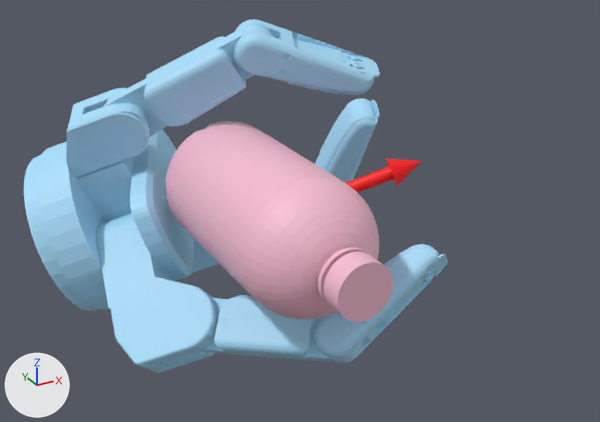
What one commit did to the glTF model static/assets/cond/Barrett/contactdb+water_bottle/3.glb.
Camera for both pictures: a 50 mm camera at (-0.15, -0.298, 0.149) aimed at (0.019, 0.009, -0.004). Lighting does not change. The marker at lower left points along +X, +Y and +Z. Where no turn or scale is listed for an object, it has been applied to the vertices. Vertices at the same position are counted once.

Before the edit, the objects in view are built like this:
```python
me_geometry_1 = bpy.data.meshes.new('geometry_1')
me_geometry_1.from_pydata(...)  # 8694 vertices, 17330 faces; spans x -0.09..0.091, y -0.047..0.141, z -0.079..0.077
me_geometry_1.materials.append(mat_defaultmaterial_001)
me_geometry_2 = bpy.data.meshes.new('geometry_2')
me_geometry_2.from_pydata(...)  # 75 vertices, 144 faces; spans x -0.0016..0.0598, y -0.0275..0.0027, z -0.0028..0.0259
me_geometry_2.materials.append(mat_defaultmaterial_002)
me_water_bottle_stl = bpy.data.meshes.new('water_bottle.stl')
me_water_bottle_stl.from_pydata(...)  # 1325 vertices, 2646 faces; spans x -0.0301..0.0301, y -0.0759..0.0606, z -0.0301..0.0301
me_water_bottle_stl.materials.append(mat_defaultmaterial)
ob_geometry_1 = bpy.data.objects.new('geometry_1', me_geometry_1)
ob_geometry_1.location = (0.0, 0.0, 0.0)
ob_geometry_2 = bpy.data.objects.new('geometry_2', me_geometry_2)
ob_geometry_2.location = (0.0, 0.0, 0.0)
ob_water_bottle_stl = bpy.data.objects.new('water_bottle.stl', me_water_bottle_stl)
ob_water_bottle_stl.location = (0.0, 0.0, 0.0)
```
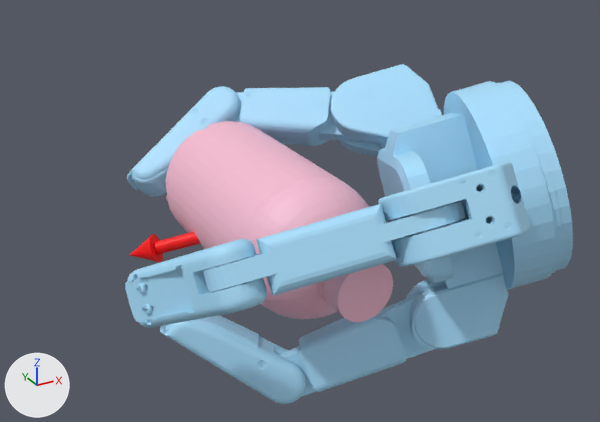
Diff of the bpy script that builds the scene:
```diff
--- a/static/assets/cond/Barrett/contactdb+water_bottle/3.glb.py
+++ b/static/assets/cond/Barrett/contactdb+water_bottle/3.glb.py
@@ me_geometry_1 @@
-me_geometry_1.from_pydata(...)  # 8694 vertices, 17330 faces; spans x -0.09..0.091, y -0.047..0.141, z -0.079..0.077
+me_geometry_1.from_pydata(...)  # 8696 vertices, 17330 faces; spans x -0.073..0.121, y -0.115..0.087, z -0.079..0.059
+# me_geometry_1 part 1: the loose piece of 347 vertices spanning x -0.09..0.006, y 0.038..0.141, z -0.074..0.017 is copied, and the copy is multiplied about its middle by the matrix ((-0.618, 0.78, -0.1), (0.783, 0.622, 0.016), (0.075, -0.068, -0.995)), then moved by (0.118, -0.129, 0.043); it spans x 0.03..0.121, y -0.089..0.013, z -0.032..0.059
+# me_geometry_1 part 2: the loose piece of 449 vertices spanning x 0.002..0.082, y 0.063..0.12, z -0.065..-0.016 is multiplied about its middle by the matrix ((-0.767, 0.035, -0.64), (-0.215, -0.955, 0.206), (-0.604, 0.296, 0.74)), then moved by (-0.016, -0.127, -0.015)
+# me_geometry_1 part 3: the loose piece of 925 vertices spanning x -0.044..0.033, y 0.088..0.131, z -0.078..0.0 is multiplied about its middle by the matrix ((-0.949, 0.307, 0.072), (0.131, 0.173, 0.976), (0.287, 0.936, -0.205)), then moved by (0.044, -0.186, 0.064)
+# me_geometry_1 part 4: the loose piece of 449 vertices spanning x -0.051..0.024, y 0.033..0.087, z 0.018..0.076 is multiplied about its middle by the matrix ((-0.476, 0.455, -0.752), (0.479, -0.584, -0.656), (-0.738, -0.672, 0.06)), then moved by (0.001, -0.14, -0.024)
+# me_geometry_1 part 5: the loose piece of 1647 vertices spanning x 0.004..0.068, y -0.047..-0.019, z -0.062..-0.009 is multiplied about its middle by the matrix ((-0.49, 0.827, 0.274), (0.862, 0.415, 0.291), (0.127, 0.379, -0.917)), then moved by (-0.091, -0.015, 0.041)
+# me_geometry_1 part 6: the loose piece of 925 vertices spanning x -0.044..0.033, y 0.088..0.131, z -0.078..0.0 is copied, and the copy is multiplied about its middle by the matrix ((-0.523, 0.797, -0.301), (0.831, 0.4, -0.386), (-0.187, -0.452, -0.872)), then moved by (0.082, -0.098, 0.057); it spans x 0.048..0.102, y -0.03..0.05, z -0.013..0.053
+# me_geometry_1 part 7: the loose piece of 449 vertices spanning x 0.002..0.082, y 0.063..0.12, z -0.065..-0.016 is copied, and the copy is multiplied about its middle by the matrix ((-0.284, 0.783, -0.553), (0.958, 0.262, -0.121), (0.05, -0.564, -0.824)), then moved by (0.0, -0.039, 0.068); it spans x 0.002..0.081, y 0.018..0.085, z 0.012..0.042
+# me_geometry_1 part 8: a new loose piece of 211 vertices spanning x 0.043..0.091, y -0.068..-0.029, z -0.057..-0.019, in mat_defaultmaterial_001
+# me_geometry_1 part 9: the loose piece of 1647 vertices spanning x 0.06..0.091, y 0.043..0.087, z -0.038..0.027 is deleted
+# me_geometry_1 part 10: the loose piece of 1647 vertices spanning x 0.002..0.07, y 0.014..0.055, z 0.043..0.077 is deleted
+# me_geometry_1 part 11: 1 vertex moved within x -0.042, y 0.012, z -0.05; 1924 vertices removed from x -0.09..0.027, y -0.042..0.141, z -0.079..0.044; 3288 vertices added at x -0.054..0.024, y -0.035..0.087, z -0.079..0.04
 me_geometry_1.materials.append(mat_defaultmaterial_001)
@@ me_geometry_2 @@
 me_geometry_2.from_pydata(...)  # 75 vertices, 144 faces; spans x -0.0016..0.0598, y -0.0275..0.0027, z -0.0028..0.0259
+# me_geometry_2 part 12: the whole mesh is multiplied about the mesh origin by the matrix ((-0.688, -0.179, -0.703), (0.183, -0.981, 0.071), (-0.702, -0.08, 0.707))
 me_geometry_2.materials.append(mat_defaultmaterial_002)
```

Location of each change, (x1, y1, x2, y2) in pixels of the pictures (600 x 422 px; the box of a moved part takes in the faces that stretch with it):
'geometry_1', reshaped: before (24, 19, 448, 373); after (125, 64, 573, 404)
'geometry_2', reshaped: before (346, 158, 422, 193); after (130, 232, 200, 262)
part 1 of me_geometry_1, added (blue): after (377, 81, 573, 290)
part 2 of me_geometry_1, moved or reshaped (not visible before): after (279, 293, 438, 396)
part 3 of me_geometry_1, moved or reshaped: before (191, 239, 219, 273); after (378, 162, 530, 267)
part 4 of me_geometry_1, moved or reshaped: before (104, 25, 273, 137); after (203, 201, 466, 296)
part 5 of me_geometry_1, moved or reshaped: before (314, 244, 448, 363); after (125, 239, 267, 328)
part 6 of me_geometry_1, added (blue): after (331, 64, 442, 157)
part 7 of me_geometry_1, added (blue): after (234, 87, 365, 146)
part 8 of me_geometry_1, added (blue): after (406, 273, 508, 349)
part 9 of me_geometry_1, deleted (blue): before (315, 98, 379, 183)
part 10 of me_geometry_1, deleted (blue): before (234, 19, 380, 95)
part 11 of me_geometry_1, moved or reshaped: before (24, 88, 362, 373); after (127, 86, 306, 404)
